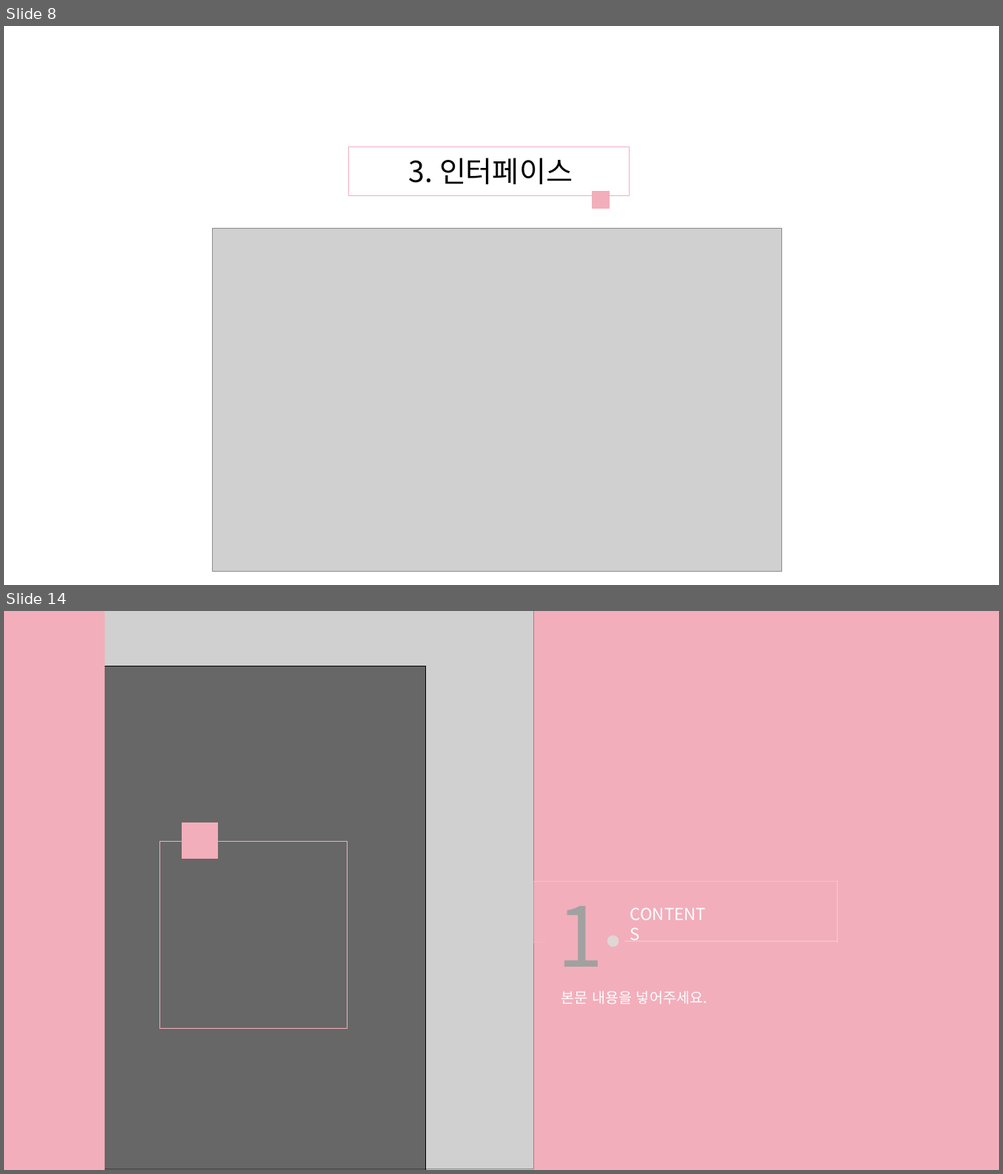
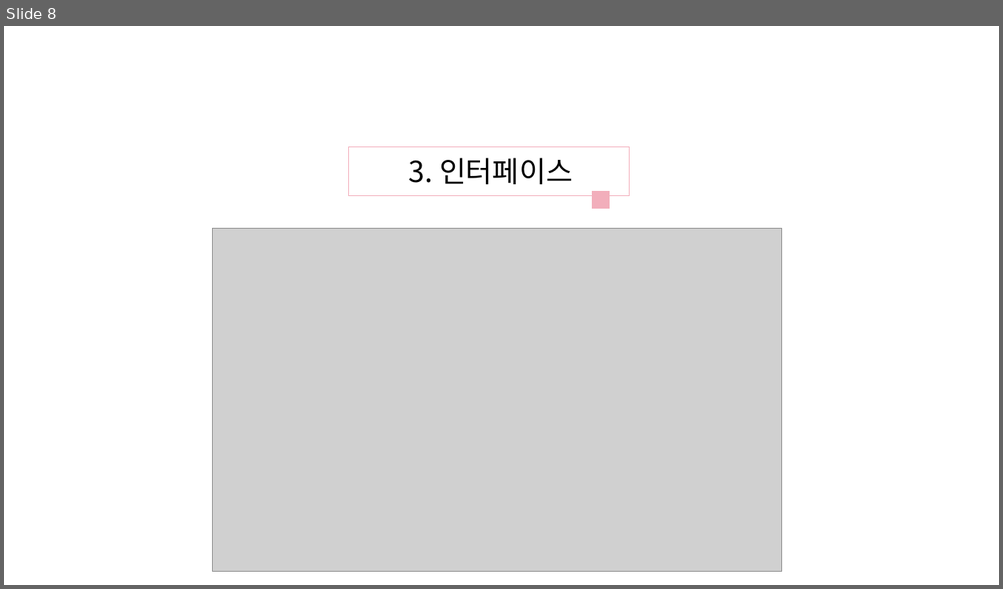
Before and after one commit to bluesky0960/KookMiNi, a slide deck: 오픈소스 기획서ver.1.pptx. Shown one above the other, each under a label of ours: slides 8 and 14 before the commit, slide 8 after it; the slides between them are not shown. The pictures are 1003x1174 and 1003x589 pixels, drawn with LibreOffice and Linux fonts; fonts in the diff are those of the drawing; grey boxes stand for pictures. Boxes give left, top, right and bottom in pixels: in the first picture for what was removed or moved away, otherwise in the second. Text is boxed around its words. In the diff, an @@ line names an element or a change of style, - is before the commit and + after.

```diff
--- a/오픈소스 기획서ver.1.pptx
+++ b/오픈소스 기획서ver.1.pptx
@@ slide 14 removed at <box>4,611,999,1170</box>, background #FFFFFF @@
@@ rectangle removed at <box>4,611,999,1170</box> @@
@@ picture removed at <box>4,611,534,1169</box> @@
@@ rectangle removed at <box>4,611,105,1170</box> @@
@@ rectangle removed at <box>104,667,425,1170</box> @@
@@ rectangle removed at <box>182,823,217,859</box> @@
@@ rectangle removed at <box>159,841,347,1028</box> @@
@@ text removed at <box>557,906,603,967</box> @@
-1
@@ text removed at <box>623,900,721,928</box> @@
-CONTENTS
@@ group removed at <box>534,881,837,944</box>: 5 lines @@
@@ ellipse removed at <box>607,936,618,947</box> @@
@@ text removed at <box>561,991,707,1005</box> @@
-본문 내용을 넣어주세요.
```
Also in this commit, not shown: 2 slides changed, 5 slides added, 8 other slides removed, 1 other file.
